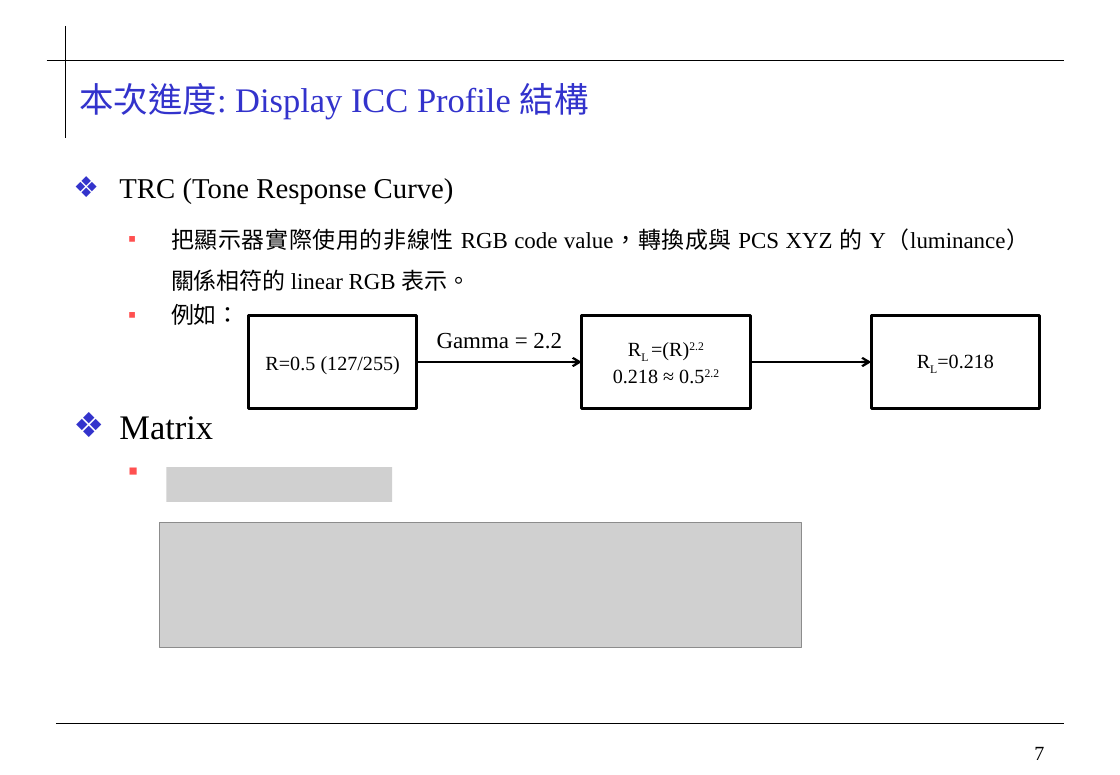
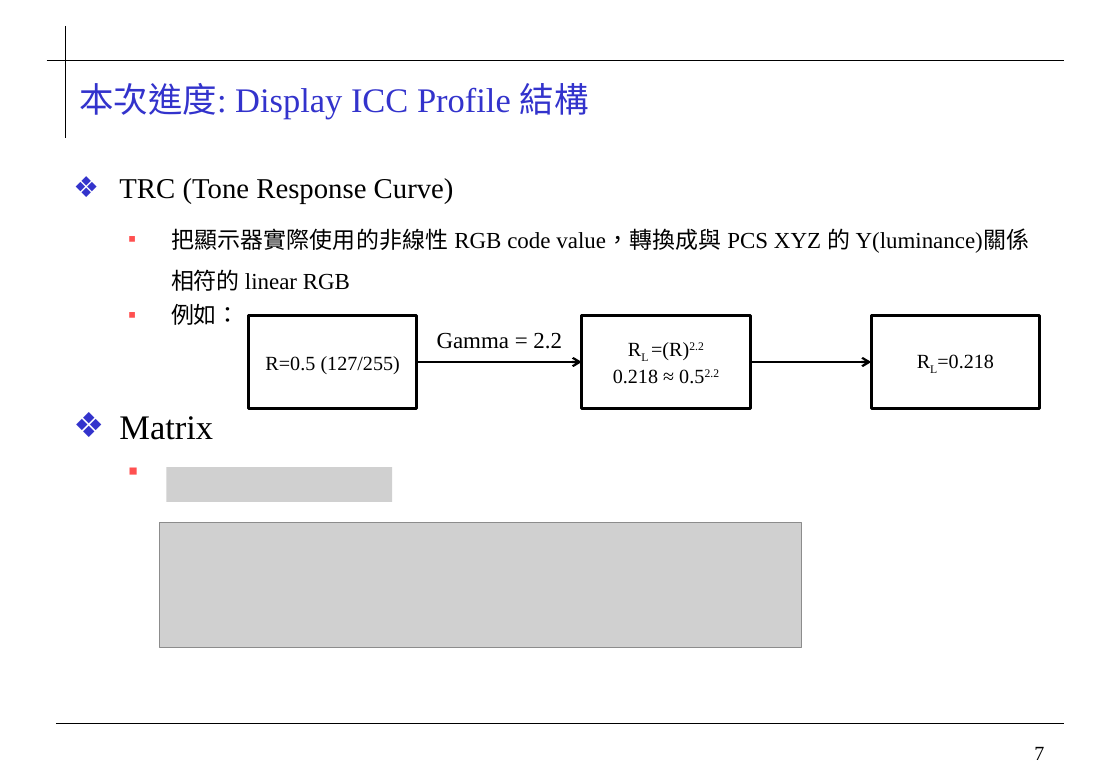
Before and after one commit to 0ilasis0/home, a slide deck: slide 7 of ICCPROFILE_0923.pptx. Drawn at 1120x775 pixels with LibreOffice and Linux fonts; fonts in the diff are those of the drawing; grey boxes stand for pictures; background and template pictures are left out. Boxes give left, top, right and bottom in pixels: in the first picture for what was removed or moved away, otherwise in the second. Text is boxed around its words. In the diff, an @@ line names an element or a change of style, - is before the commit and + after.

```diff
--- a/ICCPROFILE_0923.pptx
+++ b/ICCPROFILE_0923.pptx
@@ text at bbox=[171, 228, 1030, 291]: text changed @@
-  ▪ 把顯示器實際使用的非線性 RGB code value，轉換成與 PCS XYZ 的 Y（luminance）關係相符的 linear RGB 表示。
+  ▪ 把顯示器實際使用的非線性 RGB code value，轉換成與 PCS XYZ 的 Y(luminance)關係相符的 linear RGB
```
Also in this commit, not shown: 6 other slides changed, 1 slide removed.
